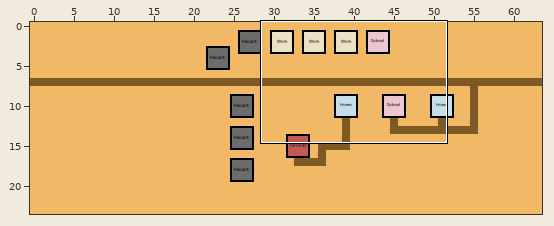
Tiled map (JSON), stored at map/map.json. Above: a wide view before the commit, with the close-up outlined.
Close-up. As it was:
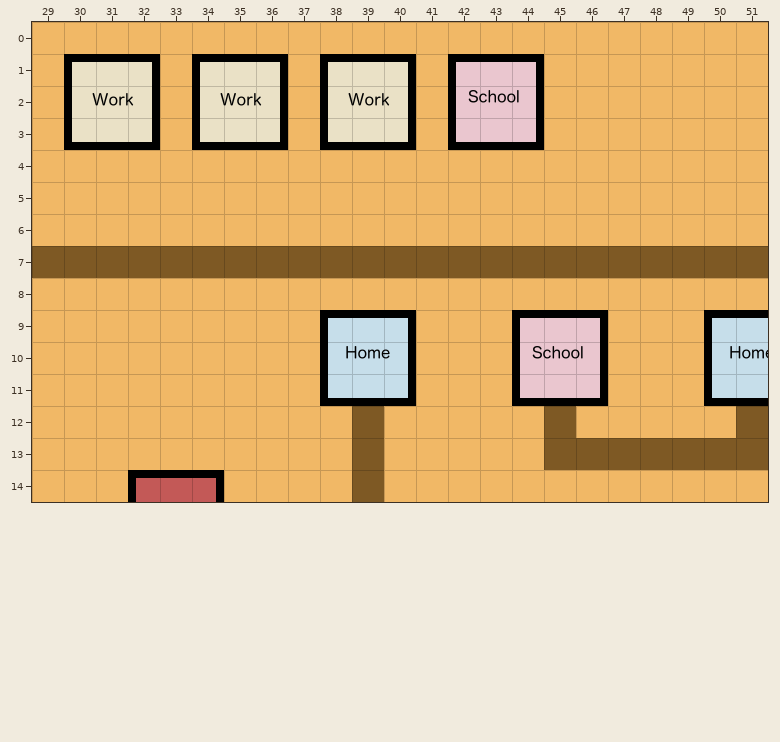
Cells are 64x64 px. Shown: x 29..51, y 0..14. The commit also changed other parts of the map, which this record leaves out.
The result:
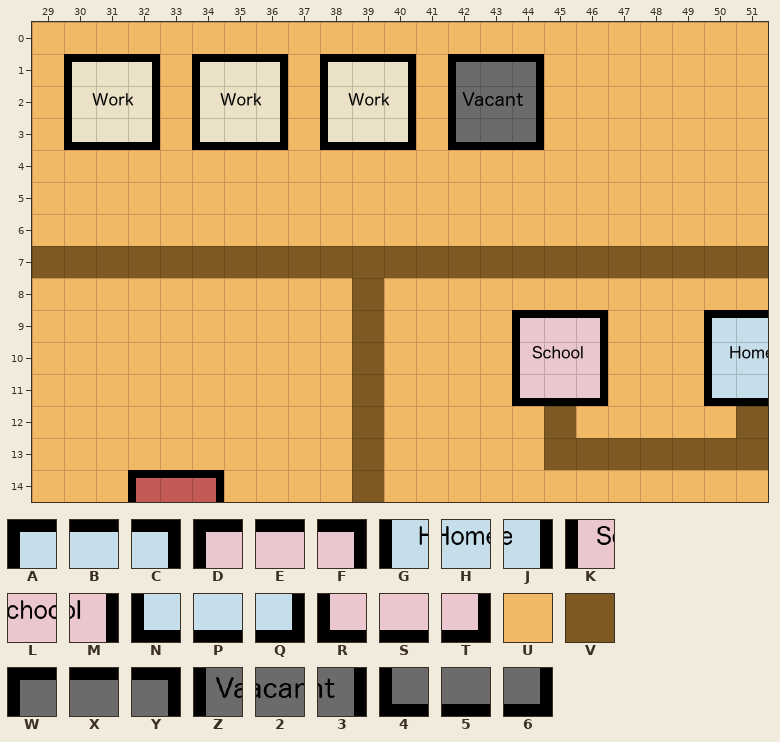
Key: from "tiles": A 0, B 1, C 2, D 3, E 4, F 5, G 8, H 9, J 10, K 11, L 12, M 13, N 16, P 17, Q 18, R 19, S 20, T 21, U 48, V 50, W 64, X 65, Y 66, Z 72, 2 73, 3 74, 4 80, 5 81, 6 82.
_ is an empty cell, . an unchanged one.
Diff:
--- layer "Tile Layer 1"
@@ x 42..44 @@
- 1 DEF
- 2 KLM
- 3 RST
+ 1 WXY
+ 2 Z23
+ 3 456
@@ x 38..40 @@
- 8 .U.
- 9 ABC
-10 GHJ
-11 NPQ
+ 8 .V.
+ 9 UVU
+10 UVU
+11 UVU
